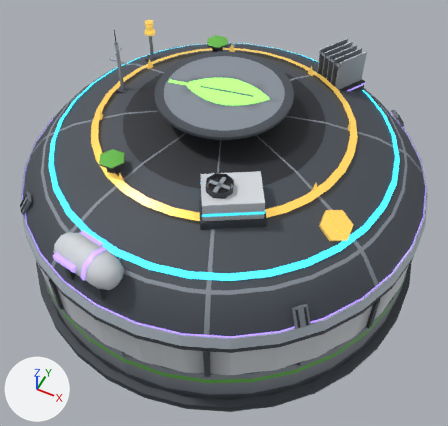
An edit to the glTF model assets/models/fungus_farm_s_far.glb, drawn before and after from the same camera.
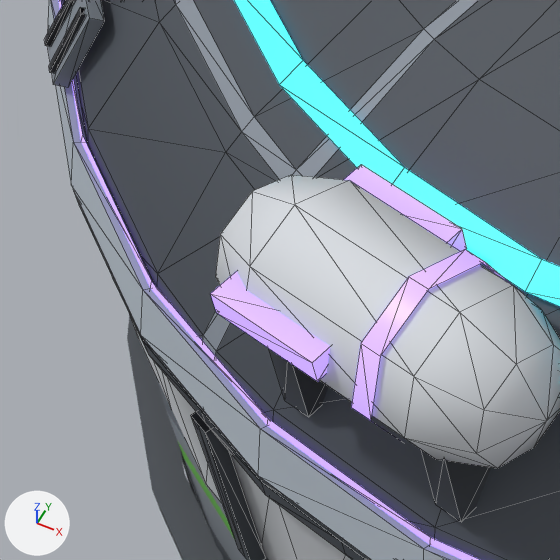
The first picture shows the older version from a 50 mm camera at (5.73, -11.47, 15.3) aimed at (0.48, -0.97, 2.17). The close-ups show the older and then the newer version on the part from 2% to 27% of the width and 46% to 72% of the height of that picture. Only the edits that show in the close-ups are written down. Lighting does not change. The marker at lower left points along +X, +Y and +Z. The close-ups show mesh edges as thin lines. Vertices at exactly the same position are counted once.

The first close-up shows 'Base', 'L2', 'L3', 'L4', 'Roof'.
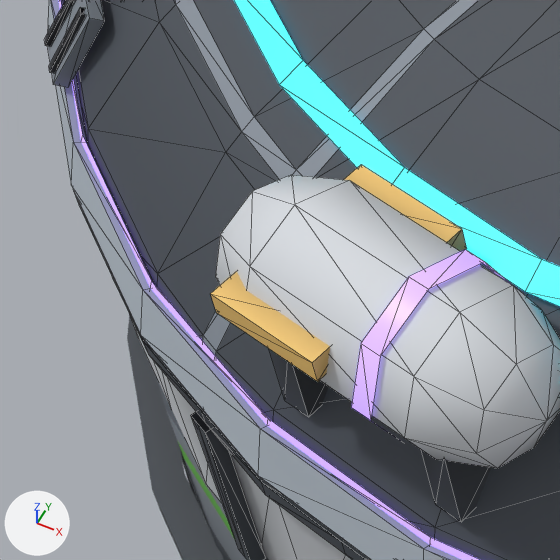
Changed parts and their boxes (x1, y1, x2, y2) in the close-ups (560 x 560 px):
part 1 of me_l4, recoloured
    both: (210, 165, 467, 382)

The change, as a diff of the scene's bpy script:
```diff
--- a/assets/models/fungus_farm_s_far.glb.py
+++ b/assets/models/fungus_farm_s_far.glb.py
@@ me_l4 @@
 me_l4.from_pydata(...)  # 207 vertices, 239 faces; spans x -5.6..5.6, y -5.63..5.6, z 2.98..5.33
 # used by ob_l4; location = (0.0, 0.0, 0.0)
+# me_l4 part 1: 16 faces spanning x -1.6..-0.8, y -5.58..-4.54, z 4.04..4.18 switch from mat_l4band_001 to mat_palette_001
```
